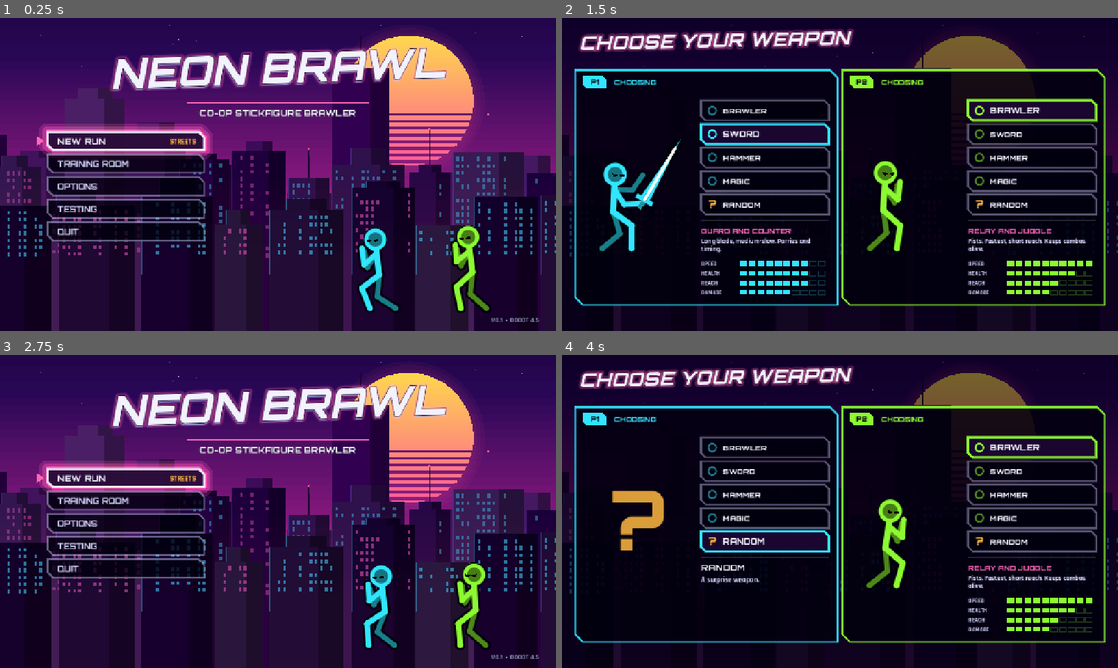
Above: before the commit, frames 1-4 (two rows, left to right).
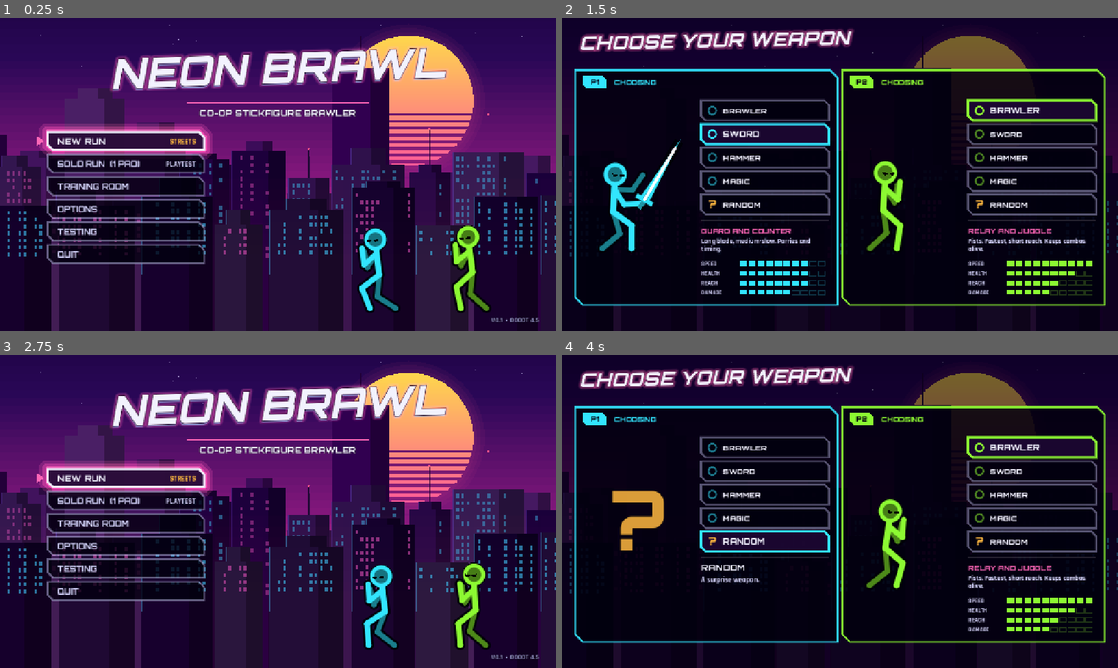
Above: after the commit, the same moments.

Repository: LaMaSi/Multiplayer-fighting-roguelike
Game: Godot game, scene res://scenes/main_menu.tscn
Same seed, same stepped clock (60 frames per second), same inputs: the game is played once before the commit and once after it.
Inputs (mouse positions are in pixels of both pictures, inside the frame that each line leads up to):
- Up to frame 1 (0.25 s): no input
- Up to frame 2 (1.5 s): tap Enter at 0.5 s; move the mouse to (962, 158) at 0.52 s; hold D 0.53-1.25 s; tap F at 0.6 s; click (962, 158) at 0.67 s; tap Space at 0.77 s; drag from (728, 190) to (812, 237) at 1.27 s
- Up to frame 3 (2.75 s): move the mouse to (333, 442) at 2.02 s; hold D from 2.03 s (still down); tap H at 2.1 s
- Up to frame 4 (4 s): release D at 2.75 s; drag from (812, 574) to (673, 464) at 2.77 s; move the mouse to (1006, 558) at 3.52 s; hold A from 3.53 s (still down); tap V at 3.6 s; tap Space at 3.77 s

The runs differ from the first frame. In frame 1, 2.0% of the frame differs, in the area x 8-37%, y 45-79%; in frame 2, nothing differs; in frame 3, 2.0%; in frame 4, nothing differs.

Commit message:
Solo run option for one-controller playtesting (P1 only, no team combo bonus); P2 screens auto-complete
Co-Authored-By: Claude Sonnet 5.5 <noreply@anthropic.com>

Diff:
--- a/scripts/ui/main_menu.gd
+++ b/scripts/ui/main_menu.gd
@@ -61,7 +61,7 @@
 			return [["streets", "STREETS FULL TEST LEVEL", ""], ["shop", "SHOP PREVIEW", ""], ["back", "BACK", ""]]
 	if _page == "meta":
 		return [["back", "BACK", ""]]
-	return [["run", "NEW RUN", "STREETS"], ["training", "TRAINING ROOM", ""],
+	return [["run", "NEW RUN", "STREETS"], ["solo", "SOLO RUN  (1 PAD)", "PLAYTEST"], ["training", "TRAINING ROOM", ""],
 		["options", "OPTIONS", ""], ["testing", "TESTING", ""], ["quit", "QUIT", ""]]
 
 
@@ -94,7 +94,7 @@
 
 ## Row of the main list that opens a sub page (so B returns to it).
 func _main_index(page: String) -> int:
-	return {"options": 2, "testing": 3}.get(page, 0)
+	return {"options": 3, "testing": 4}.get(page, 0)
 
 
 func _side(id: String, dx: int) -> void:
@@ -126,17 +126,20 @@
 			_go_page("testing")
 		"quit":
 			get_tree().quit()
-		"run":
-			Sfx.play("pickup")
+		"run", "solo":
+			Sfx.play("pickup")
+			RunState.solo = id == "solo"  # solo: P1 only, no team combo bonus
 			RunSetup.mode = "run"  # weapon choice and the move reveal happen on the next screen
 			get_tree().change_scene_to_file("res://scenes/run_setup.tscn")
 		"training":
 			Sfx.play("pickup")
+			RunState.solo = false
 			RunSetup.mode = "training"
 			get_tree().change_scene_to_file("res://scenes/run_setup.tscn")
 		"streets":
 			Sfx.play("pickup")
 			RunState.end_run()
+			RunState.solo = false
 			get_tree().change_scene_to_file("res://scenes/streets.tscn")
 		"shop":
 			Sfx.play("pickup")
--- a/scripts/ui/reward_screen.gd
+++ b/scripts/ui/reward_screen.gd
@@ -25,6 +25,8 @@
 func _ready() -> void:
 	set_anchors_preset(Control.PRESET_FULL_RECT)
 	process_mode = Node.PROCESS_MODE_ALWAYS
+	if RunState.solo:
+		_phase[1] = "done"  # no P2 in solo playtests
 	if overlay:
 		_pool = _build_pool()
 		return
@@ -67,7 +69,7 @@
 		if pool.size() < 2:
 			pool.append(c)
 	# a new weapon move for each class in play (only that class can take it)
-	for p in 2:
+	for p in (1 if RunState.solo else 2):
 		var cid: String = RunState.classes[p]
 		for c in RunState.make_cards(p, "level"):
 			if String(c["kind"]) == "move" and not _has_move(pool, String(c["id"])):
@@ -139,7 +141,7 @@
 		_flash[p] = "NO REROLLS LEFT"
 		Sfx.play("ui", 0.7)
 		return
-	if _phase[0] != "choose" or _phase[1] != "choose":
+	if _phase[0] != "choose" or (_phase[1] != "choose" and not RunState.solo):
 		_flash[p] = "SOMEONE ALREADY PICKED"
 		Sfx.play("ui", 0.7)
 		return
--- a/scripts/ui/run_setup.gd
+++ b/scripts/ui/run_setup.gd
@@ -89,6 +89,10 @@
 		var idx := OPTIONS.find(RunState.classes[i])
 		cursor[i] = maxi(idx, 0)
 	_update_figures(true)
+	if RunState.solo:
+		# solo playtest: P2 is auto locked in with its remembered class (never "random")
+		locked[1] = true
+		choice[1] = String(RunState.classes[1]) if RunState.classes[1] in ["brawler", "sword", "hammer", "magic"] else "brawler"
 
 
 # ------------------------------------------------------------------ logic
@@ -166,7 +170,7 @@
 		_flash_t[p] = maxf(0.0, _flash_t[p] - delta)
 	if phase == "reveal":
 		reveal_t += delta
-	for p in 2:
+	for p in (1 if RunState.solo else 2):
 		var inp: PlayerInput = Inp.players[p]
 		var d := inp.digital_dir()
 		var edge := d != _last[p] and d != Vector2i.ZERO
@@ -181,7 +185,7 @@
 			elif inp.pressed(PlayerInput.Btn.B):
 				if locked[p]:
 					unlock(p)
-				elif not locked[0] and not locked[1]:
+				elif not locked[0] and (RunState.solo or not locked[1]):
 					_goto("res://scenes/main_menu.tscn")
 					return
 		else:
@@ -190,6 +194,8 @@
 					reveal_t = REVEAL_END  # skip the roll
 				else:
 					ready_flags[p] = true
+					if RunState.solo:
+						ready_flags[1] = true
 					Sfx.play("ui")
 					if ready_flags[0] and ready_flags[1]:
 						_go_map()
